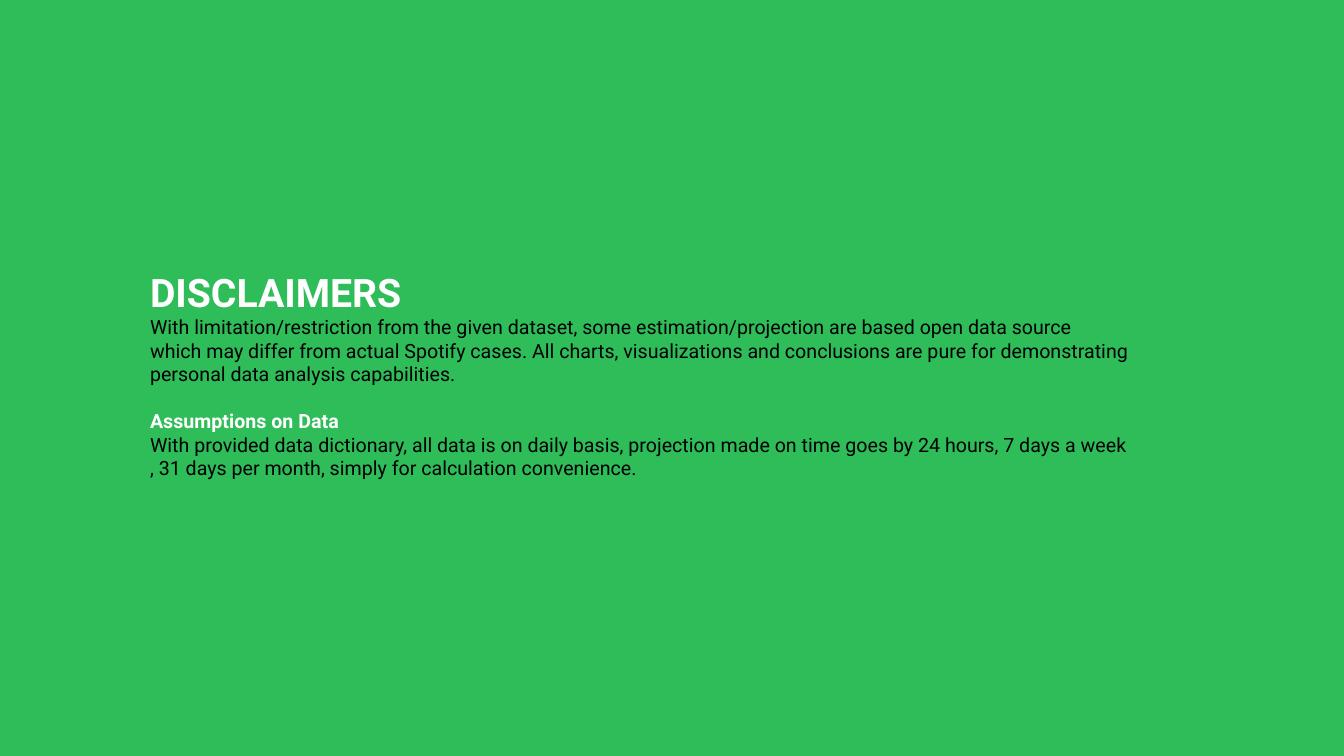
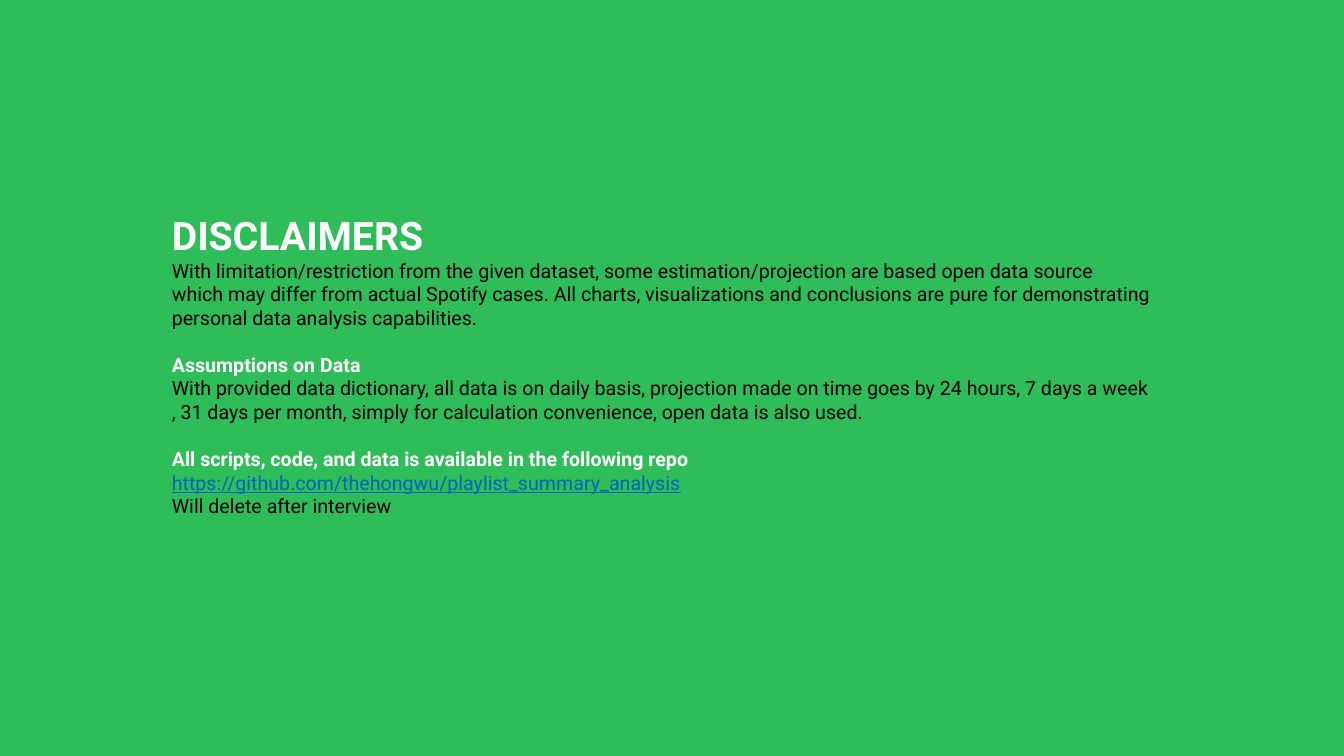
Before and after one commit to alonnir/playlist_summary_analysis, a slide deck: slide 2 of Presentation.pptx. Drawn at 1344x756 pixels with LibreOffice and Linux fonts; fonts in the diff are those of the drawing. Boxes give left, top, right and bottom in pixels: in the first picture for what was removed or moved away, otherwise in the second. Text is boxed around its words. In the diff, an @@ line names an element or a change of style, - is before the commit and + after.

```diff
--- a/Presentation.pptx
+++ b/Presentation.pptx
@@ text "DISCLAIMERS": place and size @@
-text "DISCLAIMERS" at [150, 278, 1128, 479]
+text "DISCLAIMERS" at [172, 221, 1149, 513]
@@ text at [172, 404, 863, 513]: text changed @@
-, 31 days per month, simply for calculation convenience.
+, 31 days per month, simply for calculation convenience, open data is also used.
+All scripts, code, and data is available in the following repo
+https://github.com/thehongwu/playlist_summary_analysis
+Will delete after interview
```
Also in this commit, not shown: 3 other slides changed, 10 slides added, 34 other files.
